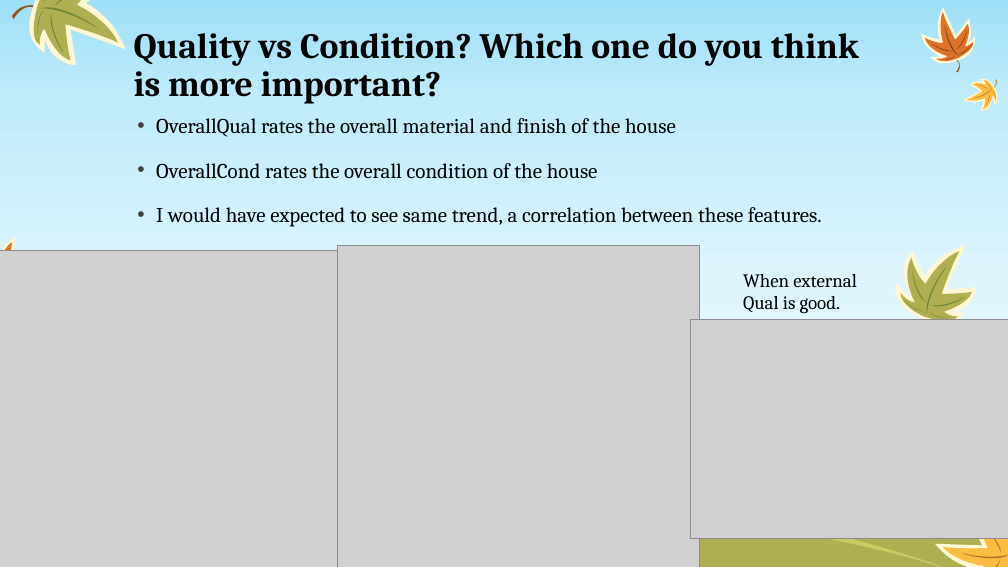
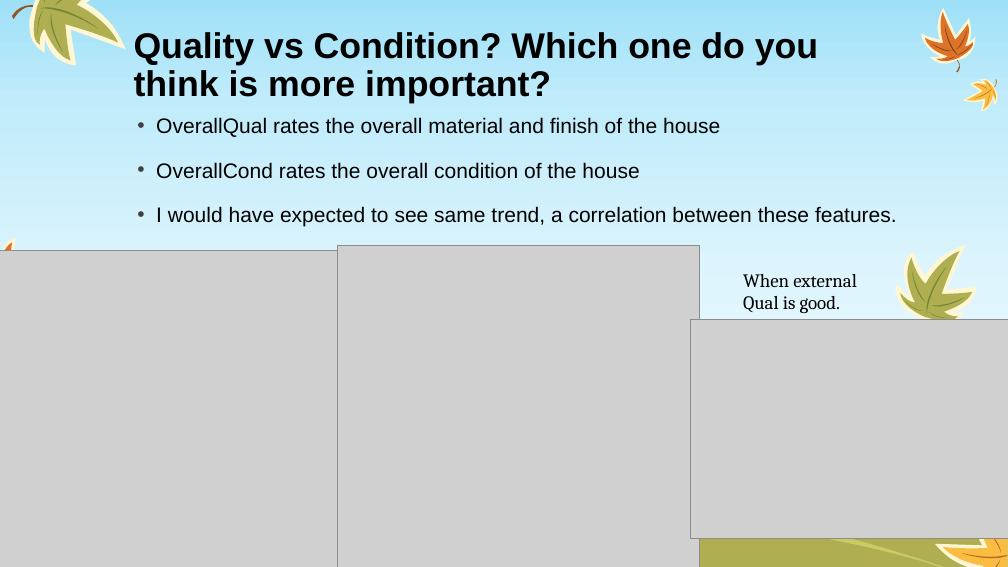
Before and after one commit to ozgurpolat/Exploratory_Data_Analysis, a slide deck: slide 5 of House_Prices.pptx (slide 4 before the commit). Drawn at 1008x567 pixels with LibreOffice and Linux fonts; fonts in the diff are those of the drawing; grey boxes stand for pictures. Boxes give left, top, right and bottom in pixels: in the first picture for what was removed or moved away, otherwise in the second. Text is boxed around its words. In the diff, an @@ line names an element or a change of style, - is before the commit and + after.

```diff
--- a/House_Prices.pptx
+++ b/House_Prices.pptx
@@ title "Quality vs Condition? Which one ..." at <box>134,32,818,104</box>: font Cambria to Arial @@
@@ text "OverallQual rates the overall material ..." at <box>156,117,897,226</box>: font Cambria to Arial @@
```
Also in this commit, not shown: 5 other slides changed, 2 slides added, 1 other file.
